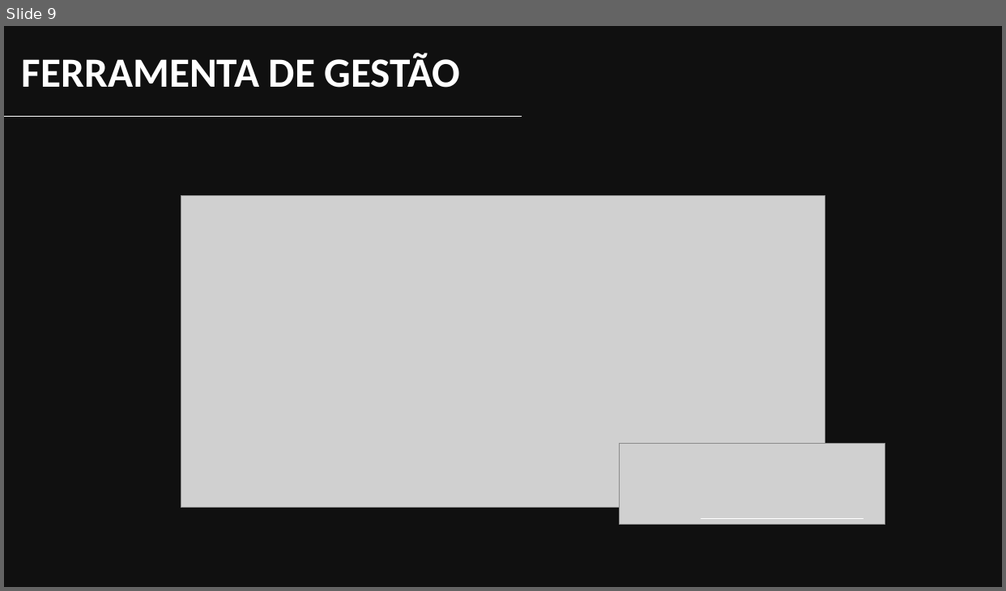
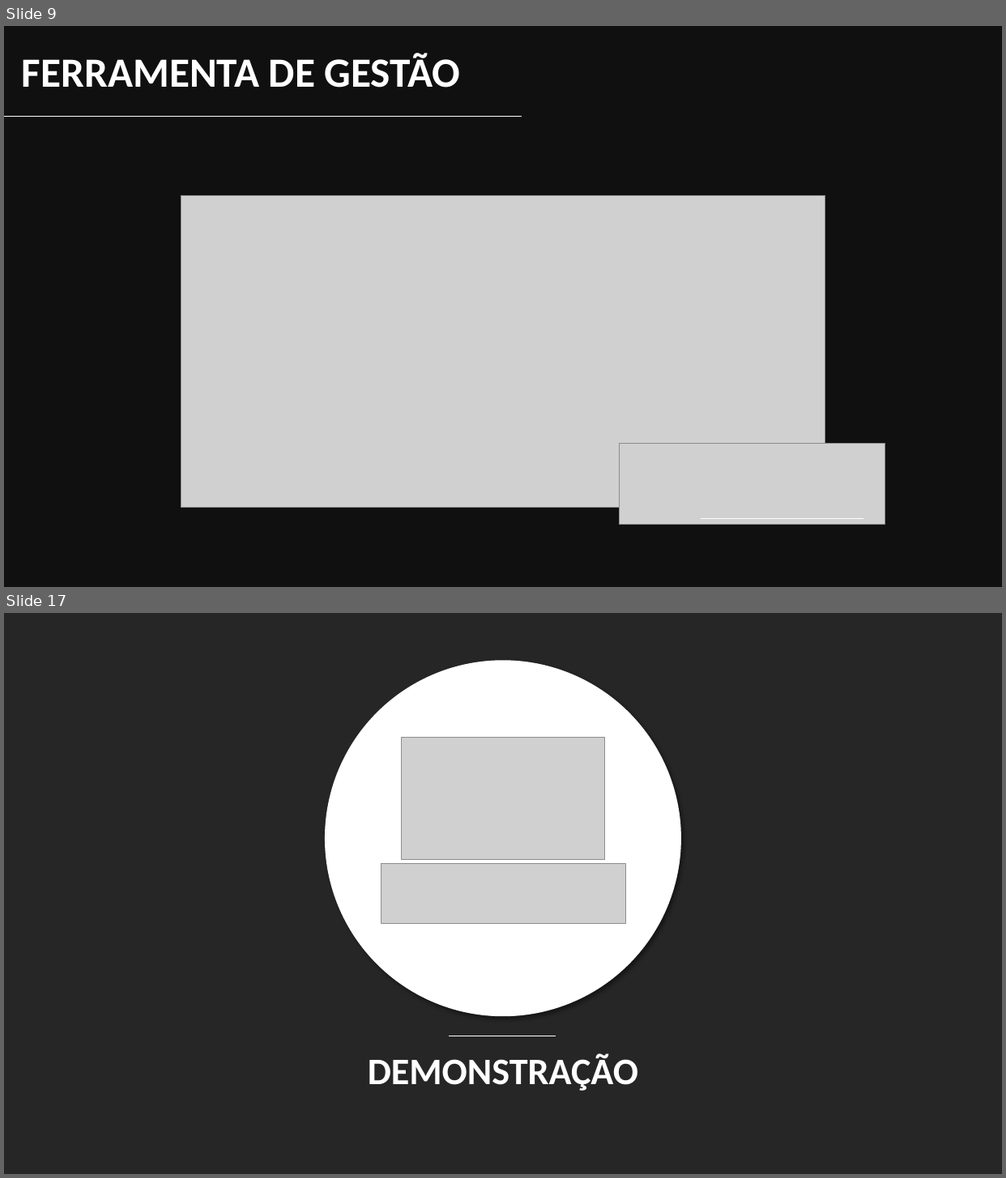
Before and after one commit to YudiG12/grupo-bandtec, a slide deck: Apresentação/inSensor.pptx. Shown one above the other, each under a label of ours: slide 9 before the commit, slides 9 and 17 after it; the slides between them are not shown. The pictures are 1006x591 and 1006x1178 pixels, drawn with LibreOffice and Linux fonts; fonts in the diff are those of the drawing; grey boxes stand for pictures; background and template pictures are left out; a plain dark background stands for a picture behind light text. Boxes give left, top, right and bottom in pixels: in the first picture for what was removed or moved away, otherwise in the second. Text is boxed around its words. In the diff, an @@ line names an element or a change of style, - is before the commit and + after.

```diff
--- a/Apresentação/inSensor.pptx
+++ b/Apresentação/inSensor.pptx
@@ slide 17 added at bbox=[4, 613, 1002, 1174], background picture (left out) @@
@@ rectangle added at bbox=[4, 613, 1002, 1174], fill #000000 at 11% opacity @@
@@ ellipse added at bbox=[325, 660, 681, 1016], fill #FFFFFF @@
@@ picture added at bbox=[402, 737, 605, 859] @@
@@ picture added at bbox=[381, 864, 625, 923] @@
@@ line added from (449, 1036) to (556, 1036), #FFFFFF 0.5 pt @@
@@ text added at bbox=[368, 1054, 638, 1091], 36 pt, text #FFFFFF, bold @@
+DEMONSTRAÇÃO
```
Also in this commit, not shown: 5 slides changed, 7 other slides added.
